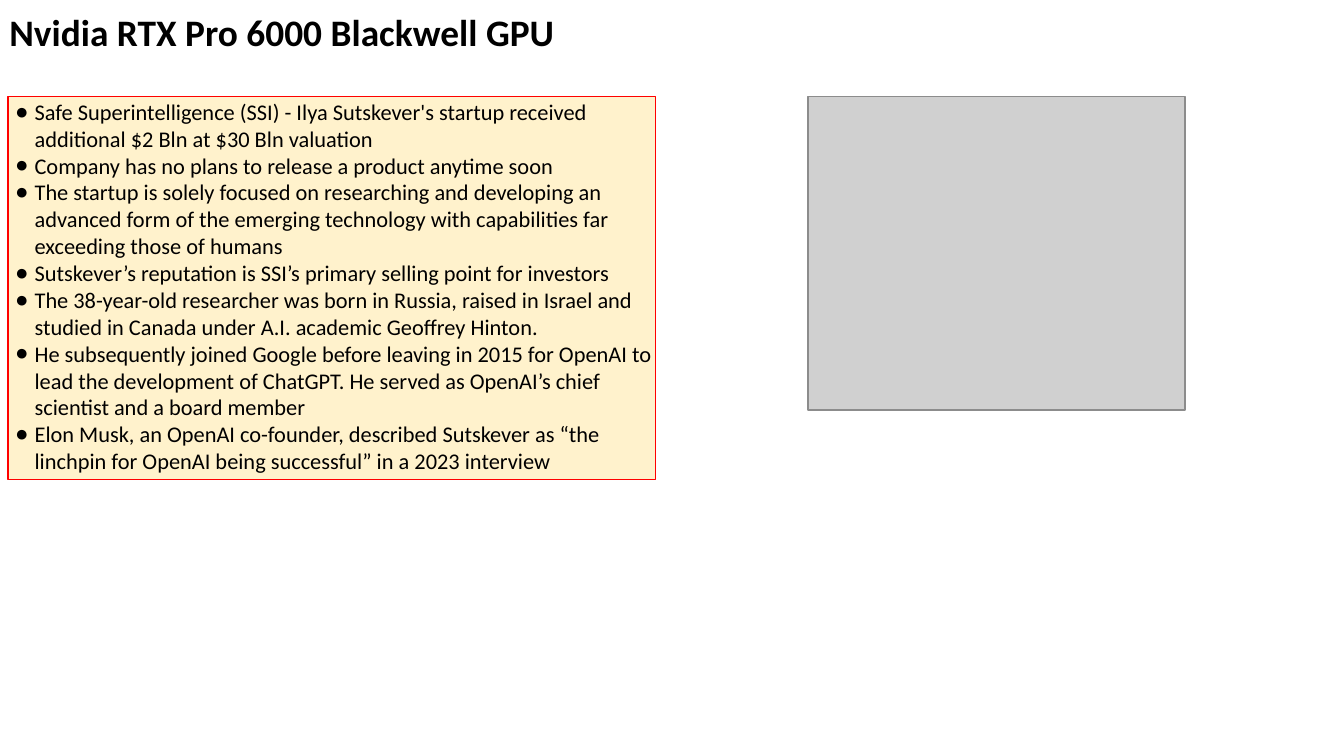
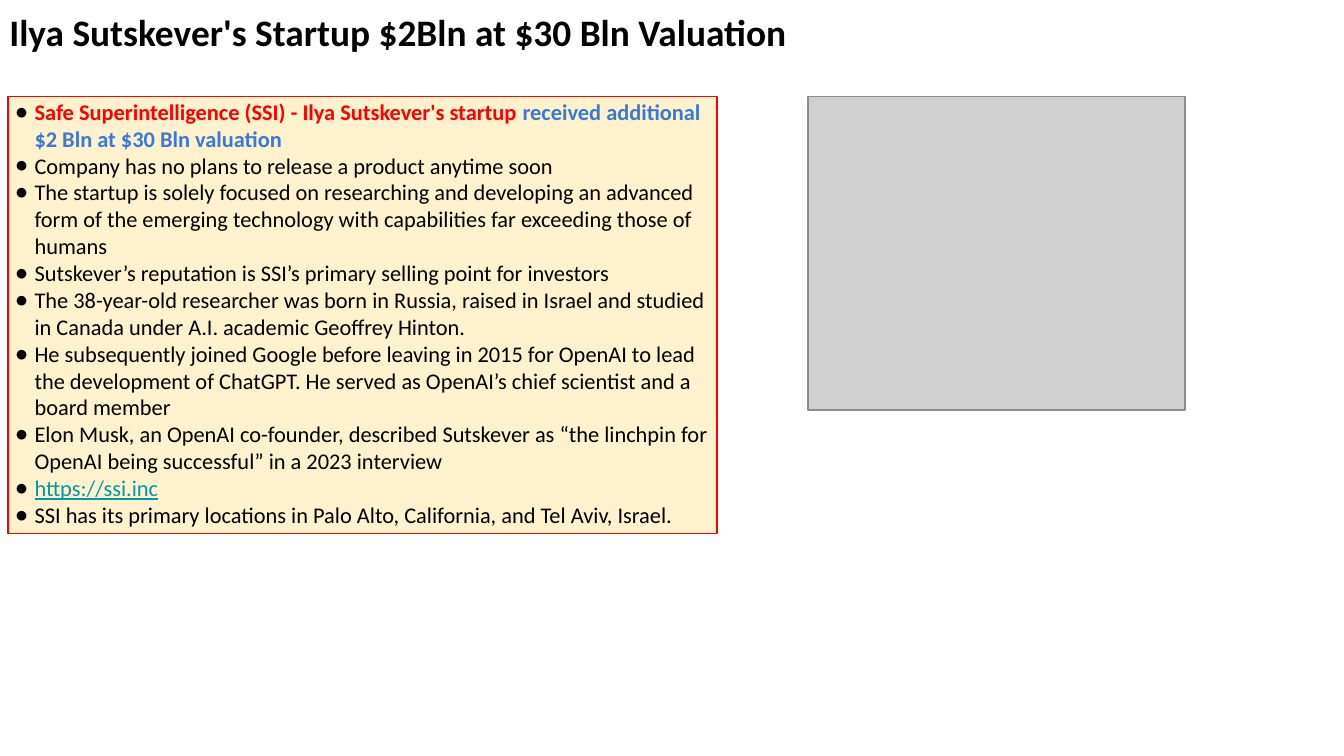
Before and after one commit to lselector/seminar, a slide deck: slide 12 of 2025/2025-03-14-AI-Updates.pptx. Drawn at 1344x756 pixels with LibreOffice and Linux fonts; fonts in the diff are those of the drawing; grey boxes stand for pictures. Boxes give left, top, right and bottom in pixels: in the first picture for what was removed or moved away, otherwise in the second. Text is boxed around its words. In the diff, an @@ line names an element or a change of style, - is before the commit and + after.

```diff
--- a/2025/2025-03-14-AI-Updates.pptx
+++ b/2025/2025-03-14-AI-Updates.pptx
@@ text removed at (9,19,554,47) @@
-Nvidia RTX Pro 6000 Blackwell GPU
@@ text added at (9,19,786,52), 20 pt, text #000000, bold @@
+Ilya Sutskever's Startup $2Bln at $30 Bln Valuation
@@ rectangle "Safe Superintelligence (SSI) - Ilya ...": place and size @@
-rectangle "Safe Superintelligence (SSI) - Ilya ..." at (8,97,656,480)
+rectangle "Safe Superintelligence (SSI) - Ilya ..." at (8,97,718,534)
@@ text in rectangle at (35,103,700,150): text colour #000000 to #FF0000 in "Safe Superintelligence (SSI) - Ilya Sutskever's startup"; text colour #000000 to #3C78D8 in "received additional $2 Bln at $30 Bln ..."; bold on in "Safe Superintelligence (SSI) - Ilya Sutskever's startup ..." @@
@@ text in rectangle at (35,480,672,527): paragraphs added @@
+● https://ssi.inc
+● SSI has its primary locations in Palo Alto, California, and Tel Aviv, Israel.
```
Also in this commit, not shown: 5 other slides changed, 3 slides added, 1 slide removed.
